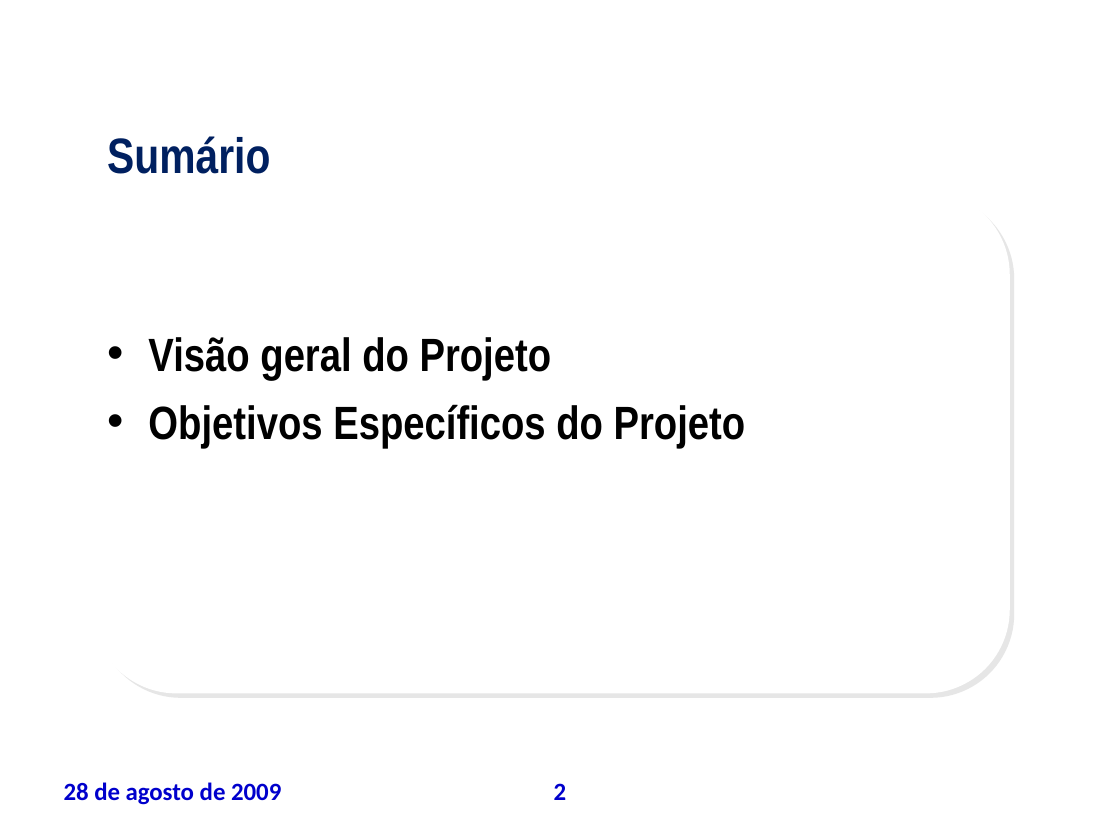
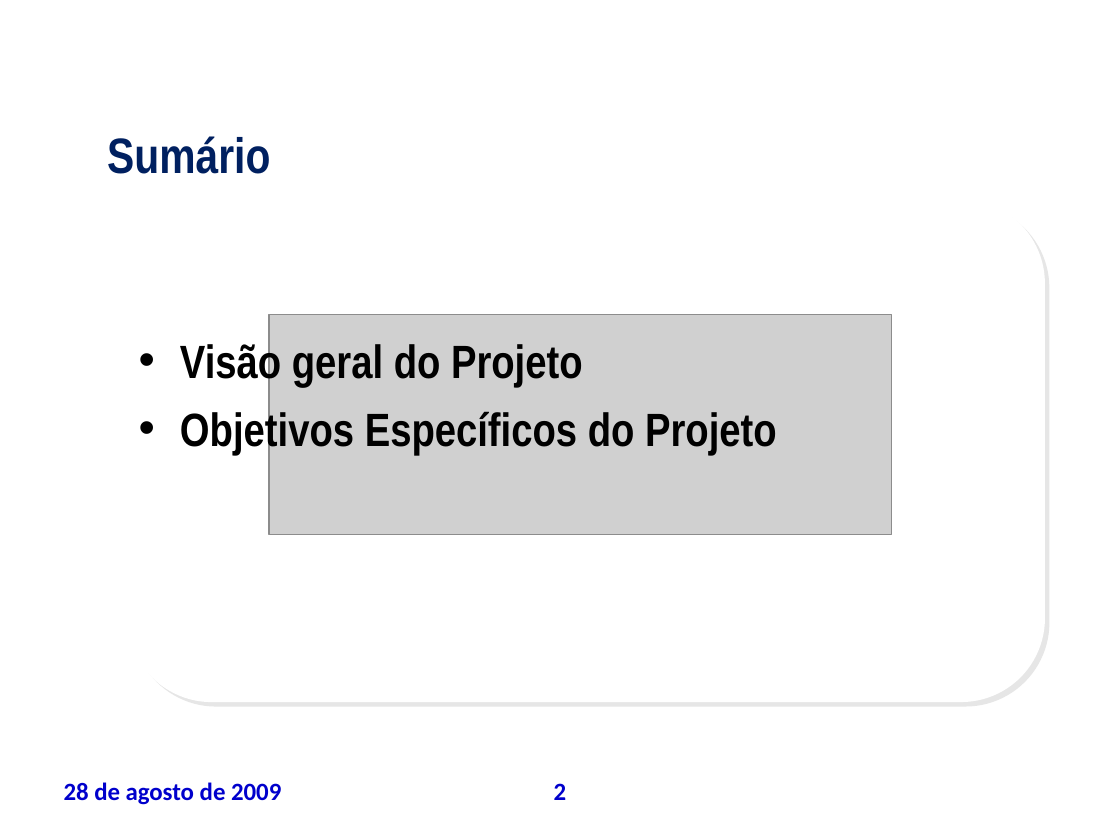
Before and after one commit to leoevaristo/psa20092, a slide deck: slide 2 of ARTEFATOS/TAP_apresentacao.ppt. Drawn at 1120x840 pixels with LibreOffice and Linux fonts; fonts in the diff are those of the drawing; grey boxes stand for pictures; background and template pictures are left out. Boxes give left, top, right and bottom in pixels: in the first picture for what was removed or moved away, otherwise in the second. Text is boxed around its words. In the diff, an @@ line names an element or a change of style, - is before the commit and + after.

```diff
--- a/ARTEFATOS/TAP_apresentacao.ppt
+++ b/ARTEFATOS/TAP_apresentacao.ppt
@@ text "Visão geral do Projeto" rewrapped from bbox=[148, 337, 746, 448] to bbox=[180, 340, 777, 455] @@
@@ rounded rectangle: place and size @@
-rounded rectangle at bbox=[93, 190, 1010, 693]
+rounded rectangle at bbox=[128, 199, 1045, 702]
@@ picture added at bbox=[269, 315, 892, 535] @@
```
Also in this commit, not shown: 18 other slides changed.
